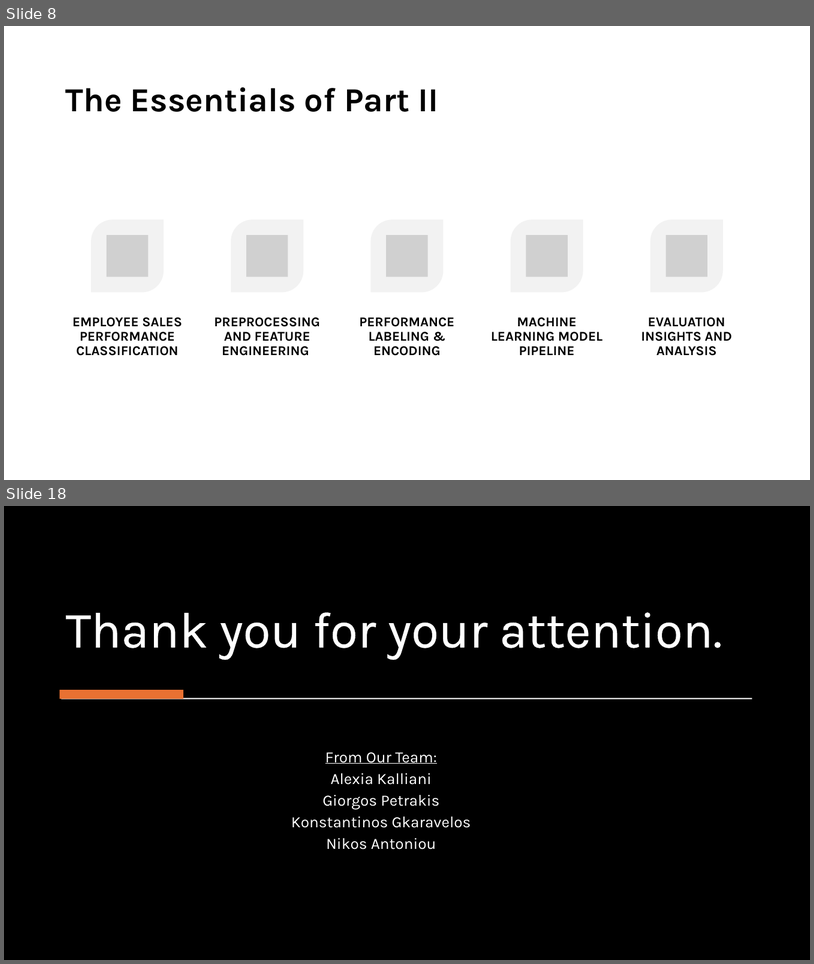
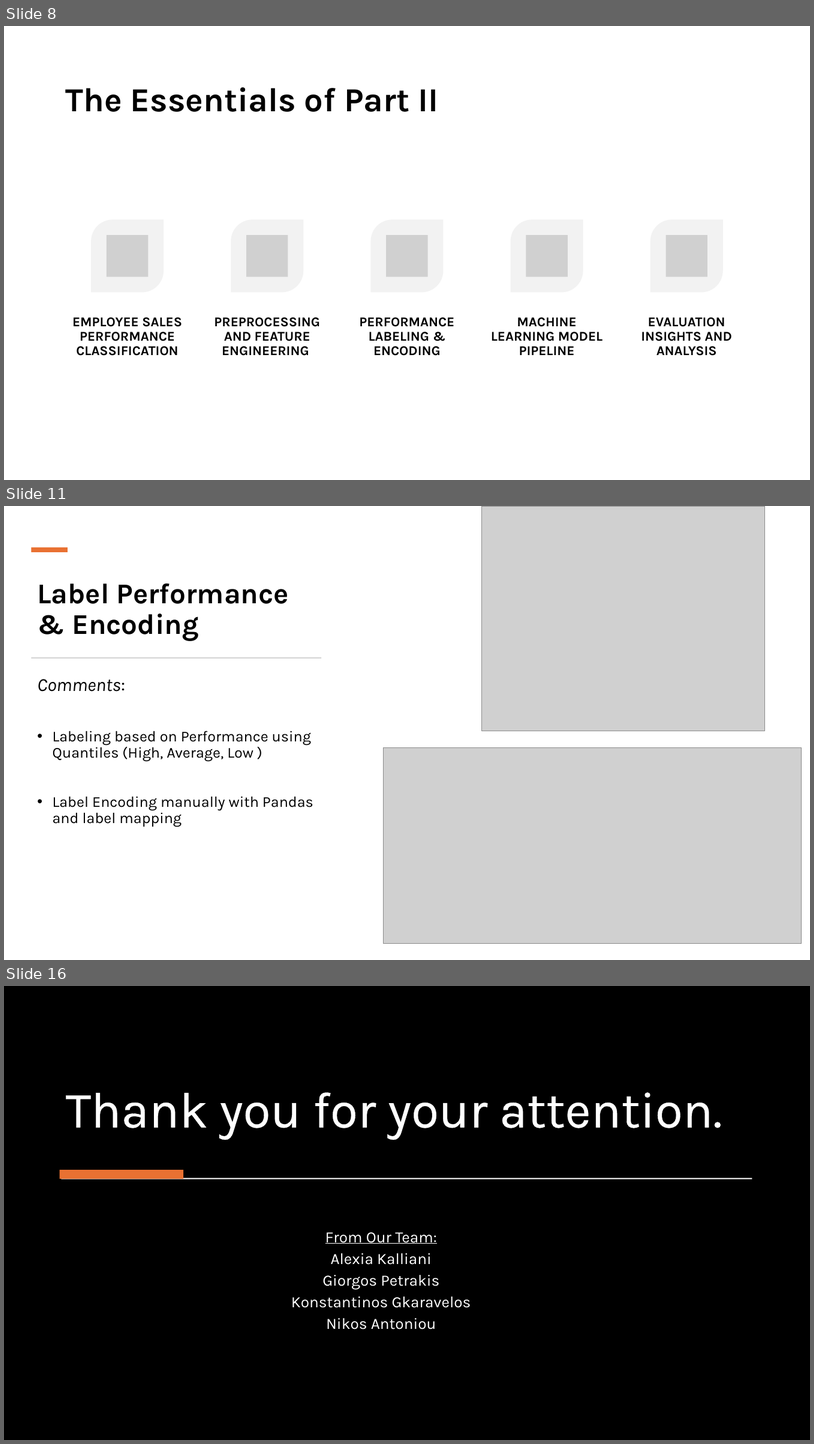
Before and after one commit to Konstant-gk/Chinook_Project, a slide deck: Chinook_Presentation/Project_Future_Chinook_Presentation.pptx. Shown one above the other, each under a label of ours: slides 8 and 18 before the commit, slides 8, 11 and 16 after it; the slides between them are not shown. The pictures are 814x964 and 814x1444 pixels, drawn with LibreOffice and Linux fonts; fonts in the diff are those of the drawing; grey boxes stand for pictures; background and template pictures are left out; a plain dark background stands for a picture behind light text. Boxes give left, top, right and bottom in pixels: in the first picture for what was removed or moved away, otherwise in the second. Text is boxed around its words. In the diff, an @@ line names an element or a change of style, - is before the commit and + after.

```diff
--- a/Chinook_Presentation/Project_Future_Chinook_Presentation.pptx
+++ b/Chinook_Presentation/Project_Future_Chinook_Presentation.pptx
@@ slide 11 added at [4, 506, 810, 960], background #FFFFFF @@
@@ picture added at [482, 506, 765, 731] @@
@@ rectangle added at [31, 547, 68, 552], fill #E97132 @@
@@ title added at [37, 583, 289, 641], 34 pt, text #000000, bold @@
+Label Performance & Encoding
@@ rectangle added at [31, 657, 321, 658], fill #D5D5D5 @@
@@ text added at [37, 679, 314, 827], 18 pt, text #000000 @@
+Comments:
+• Labeling based on Performance using Quantiles (High, Average, Low )
+• Label Encoding manually with Pandas and label mapping
@@ picture added at [384, 747, 802, 943] @@
@@ what was slide 18 is now slide 16 @@
```
Also in this commit, not shown: 2 slides changed, 4 other slides added, 7 slides removed.
